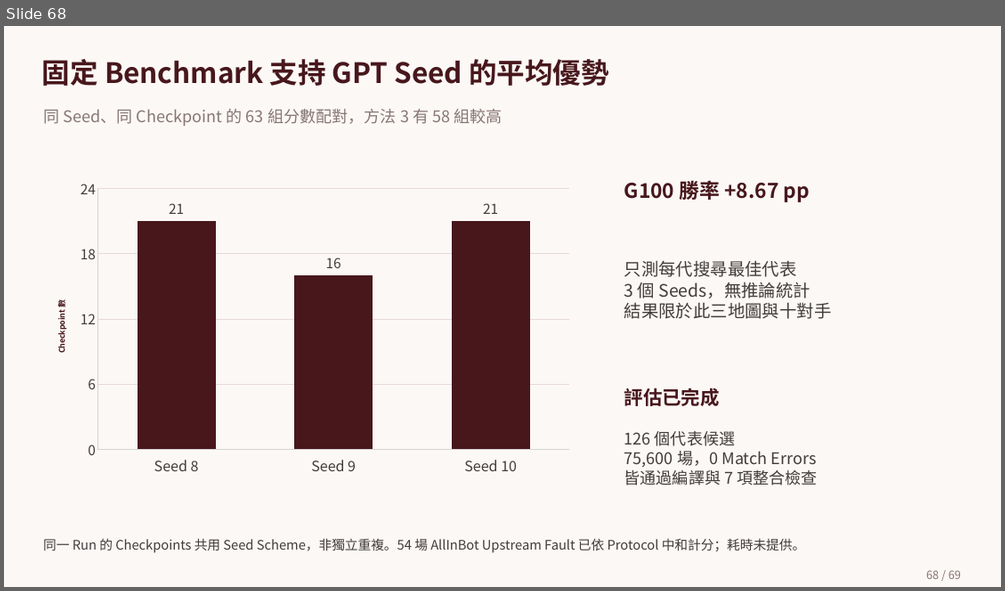
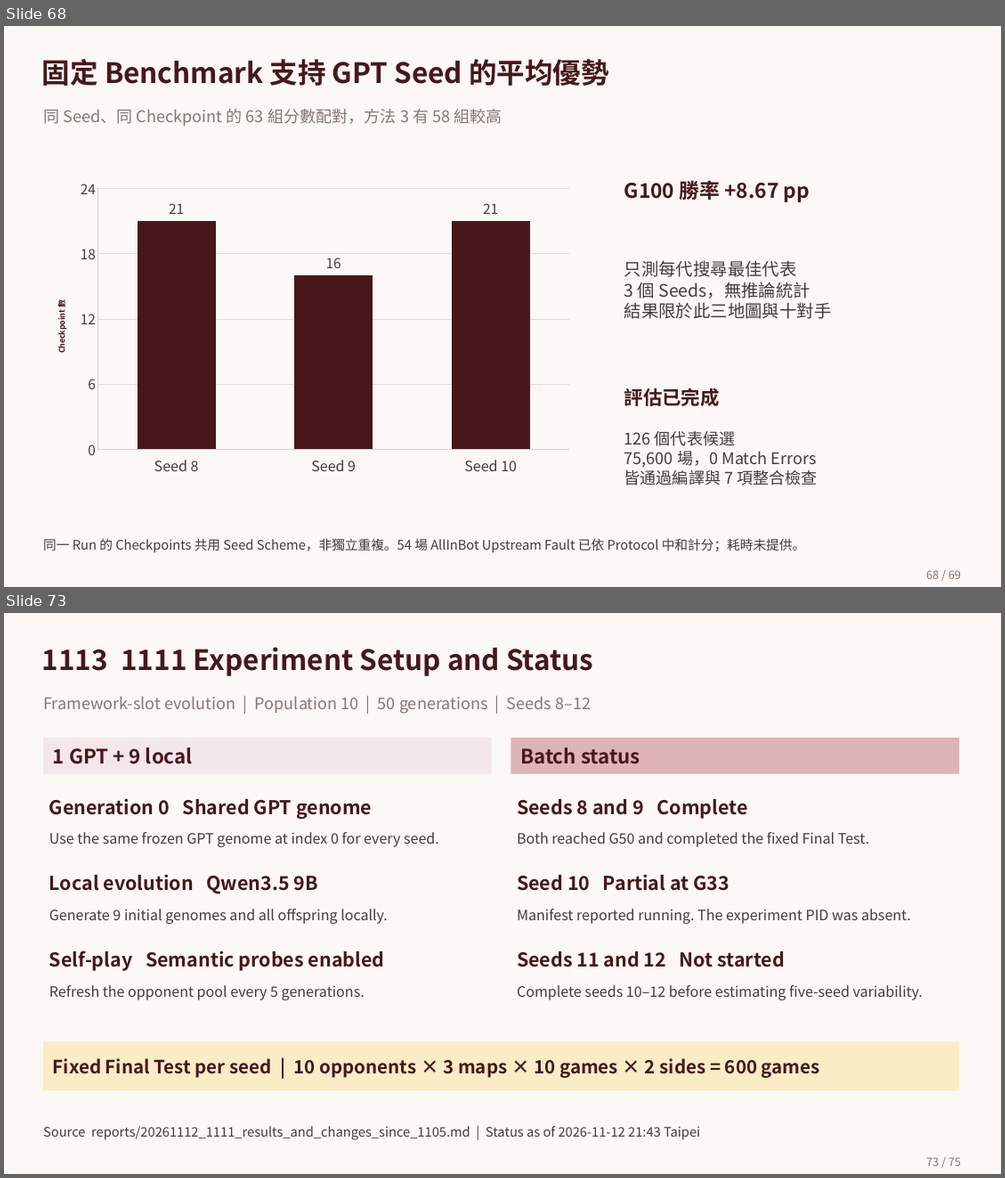
Before and after one commit to sophie8909/EAGLE, a slide deck: Meeting/deliverables/EAGLE.pptx. Shown one above the other, each under a label of ours: slide 68 before the commit, slides 68 and 73 after it; the slides between them are not shown. The pictures are 1005x591 and 1005x1178 pixels, drawn with LibreOffice and Linux fonts; fonts in the diff are those of the drawing; background and template pictures are left out. Boxes give left, top, right and bottom in pixels: in the first picture for what was removed or moved away, otherwise in the second. Text is boxed around its words. In the diff, an @@ line names an element or a change of style, - is before the commit and + after.

```diff
--- a/Meeting/deliverables/EAGLE.pptx
+++ b/Meeting/deliverables/EAGLE.pptx
@@ slide 73 added at (4, 613, 1001, 1174), background picture (left out) @@
@@ text added at (42, 647, 593, 676), 35.2 pt, text #47171C, bold @@
+1113 1111 Experiment Setup and Status
@@ text added at (43, 696, 591, 714), 20.2 pt, text #877675 @@
+Framework-slot evolution | Population 10 | 50 generations | Seeds 8–12
@@ rectangle added at (43, 738, 492, 774), fill #F4E7EB, 25 pt, text #47171C, bold @@
+1 GPT + 9 local
@@ rectangle added at (510, 738, 958, 774), fill #DEB4BA, 25 pt, text #47171C, bold @@
+Batch status
@@ text added at (49, 798, 372, 819), 24 pt, text #47171C, bold @@
+Generation 0 Shared GPT genome
@@ text added at (517, 799, 748, 819), 24 pt, text #47171C, bold @@
+Seeds 8 and 9 Complete
@@ text added at (49, 832, 439, 847), 18 pt, text #423C3B @@
+Use the same frozen GPT genome at index 0 for every seed.
@@ text added at (517, 832, 869, 847), 18 pt, text #423C3B @@
+Both reached G50 and completed the fixed Final Test.
@@ text added at (49, 874, 318, 894), 24 pt, text #47171C, bold @@
+Local evolution Qwen3.5 9B
@@ text added at (517, 874, 729, 891), 24 pt, text #47171C, bold @@
+Seed 10 Partial at G33
@@ text added at (49, 908, 388, 924), 18 pt, text #423C3B @@
+Generate 9 initial genomes and all offspring locally.
@@ text added at (517, 908, 911, 924), 18 pt, text #423C3B @@
+Manifest reported running. The experiment PID was absent.
@@ text added at (49, 950, 385, 971), 24 pt, text #47171C, bold @@
+Self-play Semantic probes enabled
@@ text added at (517, 951, 785, 967), 24 pt, text #47171C, bold @@
+Seeds 11 and 12 Not started
@@ text added at (49, 985, 364, 1000), 18 pt, text #423C3B @@
+Refresh the opponent pool every 5 generations.
@@ text added at (517, 985, 922, 1000), 18 pt, text #423C3B @@
+Complete seeds 10–12 before estimating five-seed variability.
@@ rectangle added at (43, 1042, 959, 1090), fill #FAEDC6, 23 pt, text #47171C, bold @@
+Fixed Final Test per seed | 10 opponents × 3 maps × 10 games × 2 sides = 600 games
@@ text added at (43, 1126, 700, 1140), 16.5 pt, text #423C3B @@
+Source reports/20261112_1111_results_and_changes_since_1105.md | Status as of 2026-11-12 21:43 Taipei
@@ page number added at (926, 1157, 961, 1166), 14.2 pt, text #897574 @@
+73 / 75
```
Also in this commit, not shown: 1 slide changed, 3 other slides added, 2 slides removed.
